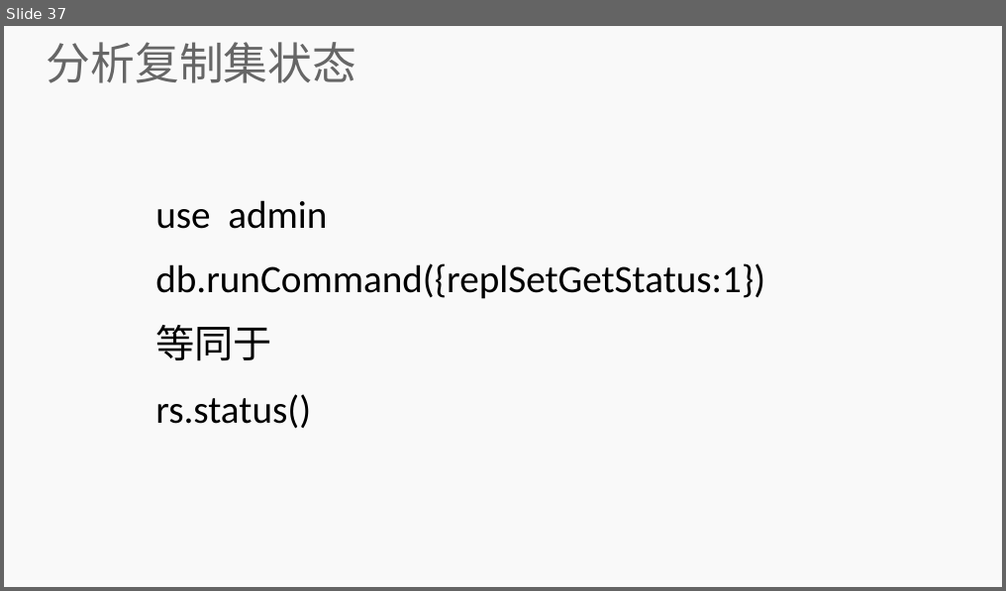
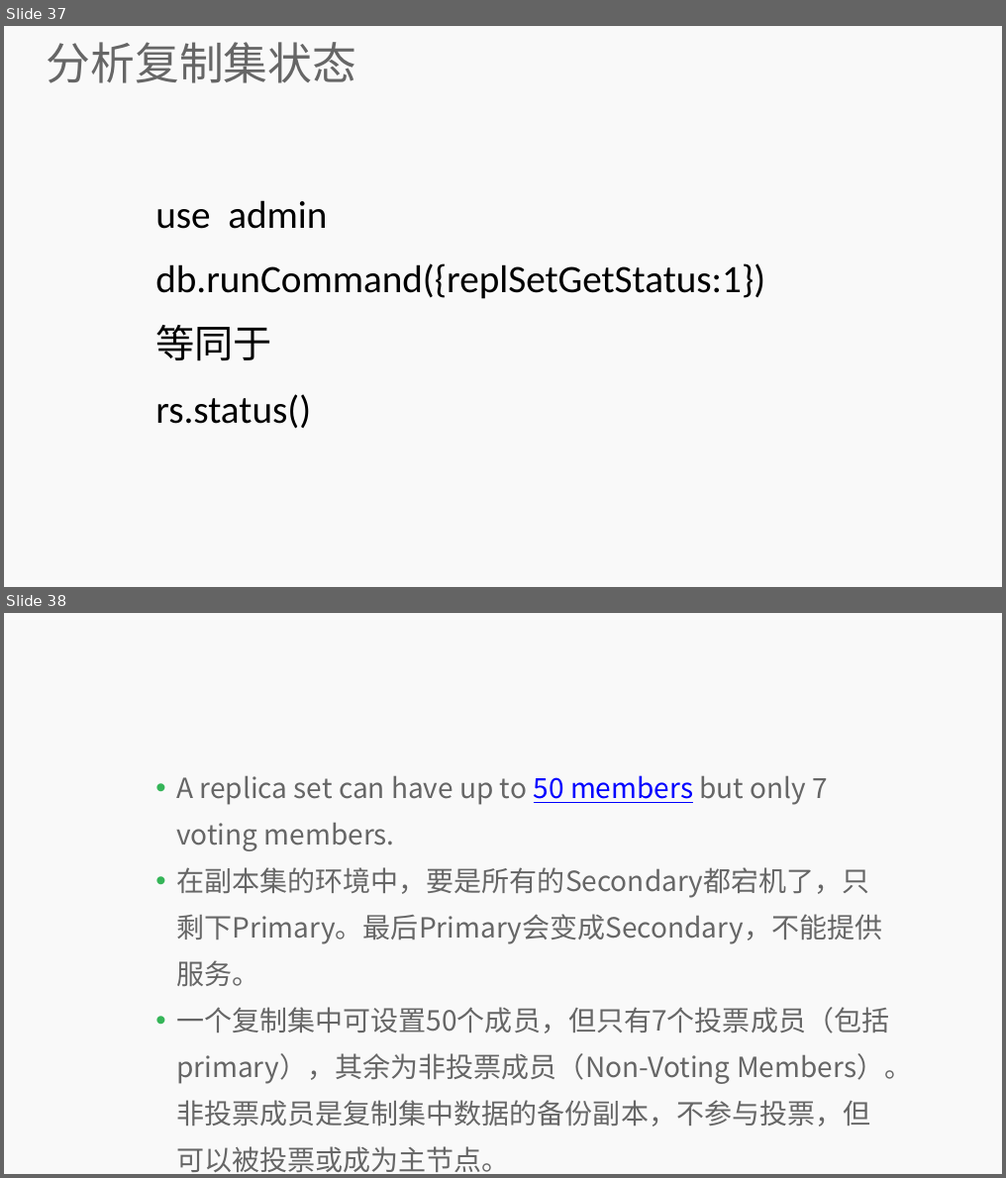
Before and after one commit to lihuanzhen2016/no-sql, a slide deck: PPT/12 MongoDB 复制集.pptx. Shown one above the other, each under a label of ours: slide 37 before the commit, slides 37 and 38 after it. The pictures are 1006x591 and 1006x1178 pixels, drawn with LibreOffice and Linux fonts; fonts in the diff are those of the drawing; background and template pictures are left out. Boxes give left, top, right and bottom in pixels: in the first picture for what was removed or moved away, otherwise in the second. Text is boxed around its words. In the diff, an @@ line names an element or a change of style, - is before the commit and + after.

```diff
--- a/PPT/12 MongoDB 复制集.pptx
+++ b/PPT/12 MongoDB 复制集.pptx
@@ slide 38 added at [4, 613, 1002, 1174], background #F9F9F9 @@
@@ subtitle added at [176, 775, 912, 1172], 20 pt, text #666666 @@
+• A replica set can have up to 50 members but only 7 voting members.
+• 在副本集的环境中，要是所有的Secondary都宕机了，只剩下Primary。最后Primary会变成Secondary，不能提供服务。
+• 一个复制集中可设置50个成员，但只有7个投票成员（包括primary），其余为非投票成员（Non-Voting Members）。非投票成员是复制集中数据的备份副本，不参与投票，但可以被投票或成为主节点。
```
Also in this commit, not shown: 1 slide changed, 1 other file.
